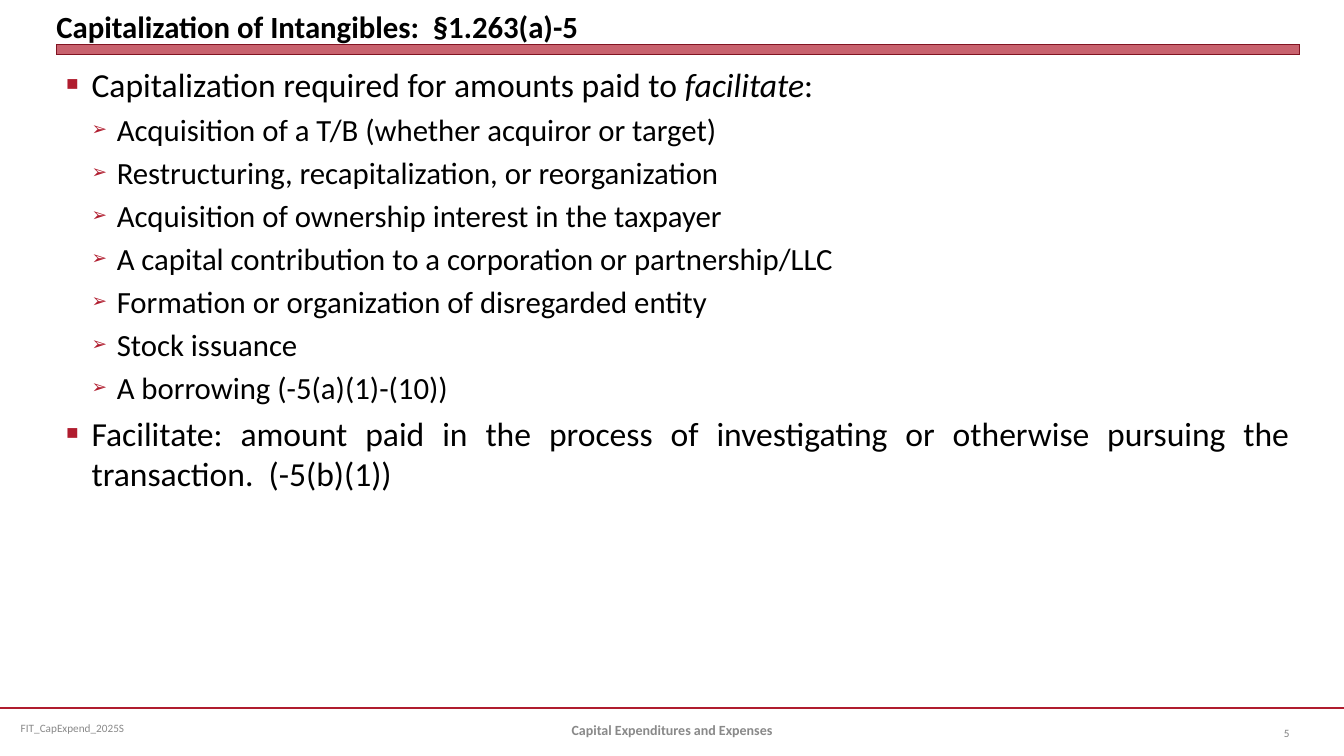
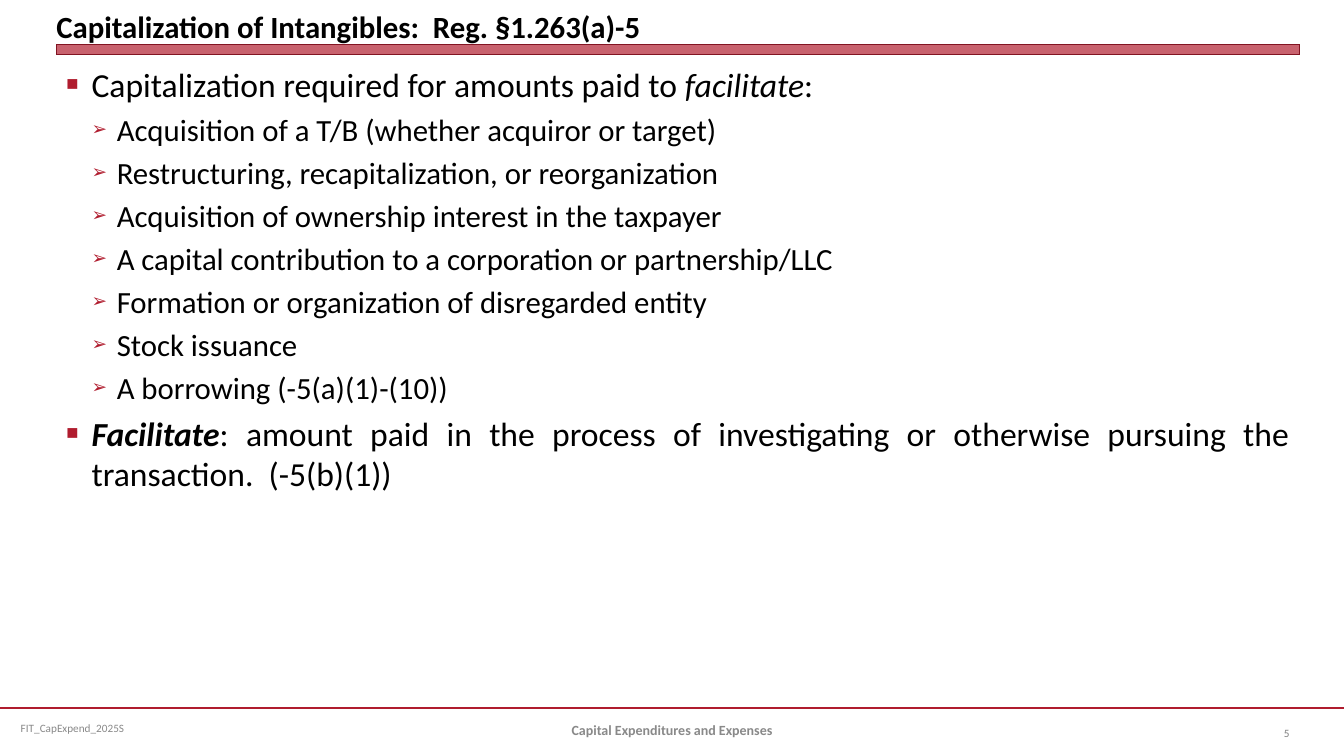
Before and after one commit to jmc877/Fed-Income-Tax, a slide deck: slide 5 of slides/FIT_CapExpend_2025S.pptx. Drawn at 1344x756 pixels with LibreOffice and Linux fonts; fonts in the diff are those of the drawing. Boxes give left, top, right and bottom in pixels: in the first picture for what was removed or moved away, otherwise in the second. Text is boxed around its words. In the diff, an @@ line names an element or a change of style, - is before the commit and + after.

```diff
--- a/slides/FIT_CapExpend_2025S.pptx
+++ b/slides/FIT_CapExpend_2025S.pptx
@@ title at <box>56,15,640,46</box>: text changed @@
-Capitalization of Intangibles: §1.263(a)-5
+Capitalization of Intangibles: Reg. §1.263(a)-5
@@ text at <box>92,422,1289,491</box>: bold on, italic on in "Facilitate:" @@
```
Also in this commit, not shown: 8 other slides changed, 1 slide added, 3 other files.
